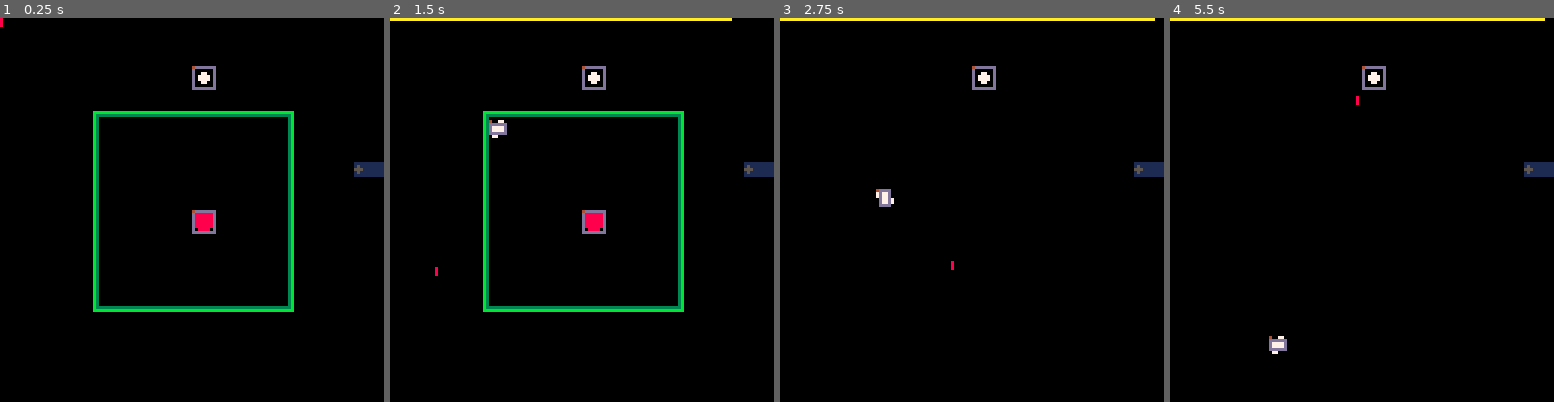
Above: before the commit, frames 1-4 (left to right).
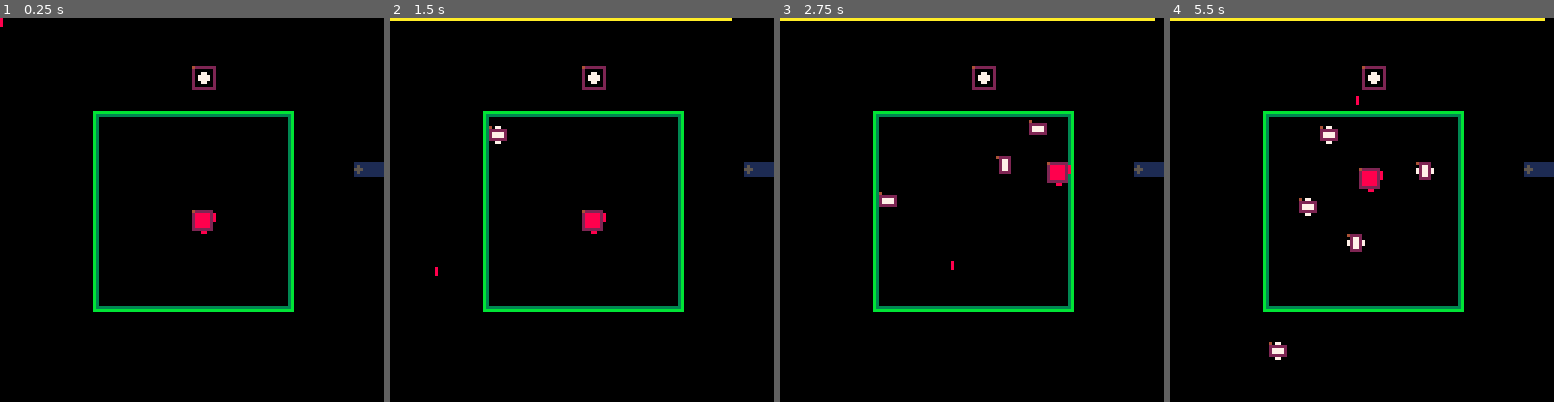
Above: after the commit, the same moments.

Repository: GiovanH/Pico8_Dev
Game: PICO-8 cartridge undertale.p8
The game is run twice, just before and just after one commit, with the same random seed, the same clock (stepped at 60 frames per second) and the same inputs.
Inputs (mouse positions are in pixels of both pictures, inside the frame that each line leads up to):
- Up to frame 1 (0.25 s): no input
- Up to frame 2 (1.5 s): tap X (X key) at 0.33, 1.07 s; click (670, 121) at 0.67 s; tap O (Z key) at 0.7 s; click (436, 267) at 1.22 s
- Up to frame 3 (2.75 s): hold Right 1.6-2.1 s; hold P2 Left 1.6-2.1 s; tap O (Z key) at 1.7, 2.1, 2.5 s; click (887, 114) at 1.77 s; tap X (X key) at 1.85 s; hold Up 2.15-2.42 s; hold P2 Down 2.15-2.42 s; click (952, 259) at 2.32 s; hold Right from 2.47 s (still down); hold P2 Left from 2.47 s (still down)
- Up to frame 4 (5.5 s): click (1404, 106) at 2.87 s; tap O (Z key) every 0.4 s from 2.9 to 5.3 s; tap X (X key) at 2.97, 4.08, 5.2 s; release Right at 3.03 s; release P2 Left at 3.03 s; hold Left 3.08-3.58 s; hold P2 Right 3.08-3.58 s; click (1465, 256) at 3.42 s; hold Down 3.63-3.97 s; hold P2 Up 3.63-3.97 s; click (1231, 102) at 3.97 s; hold Right 4.02-4.68 s; hold P2 Left 4.02-4.68 s; click (1292, 248) at 4.52 s; hold Up 4.73-5.03 s; hold P2 Down 4.73-5.03 s; click (1354, 94) at 5.07 s; hold Left from 5.08 s (still down); hold P2 Right from 5.08 s (still down)

The runs differ from the first frame. In frame 1, 0.4% of the frame differs, in the area x 50-57%, y 12-57%; in frame 2, 0.6%; in frame 3, 4.1%; in frame 4, 4.6%, in the area x 24-77%, y 12-90%.

Commit message:
Update undertale with template enhancements

Diff:
--- a/template.p8
+++ b/template.p8
@@ -429,9 +429,9 @@
   pset(self.pos.x, self.pos.y, self.col)
  end
 end
-function sprparticle(spr_, size, ...)
+function sprparticle(spr, size, ...)
  local p = particle(...)
- p.spr = spr_
+ p.spr = spr
  p.size = size
  return p
 end
--- a/undertale.p8
+++ b/undertale.p8
@@ -1,8 +1,8 @@
 pico-8 cartridge // http://www.pico-8.com
 version 33
 __lua__
-
 -- title
+-- author
 
 -- global vars
 
@@ -162,38 +162,91 @@
 end)()
 
 -- any to string (dumptable)
-function tostring(any)
- if (type(any)~="table") return tostr(any)
+function tostring(any, depth)
+ if (type(any)~="table" or depth==0) return tostr(any)
+ local nextdepth = depth and depth -1 or nil
+ if (any.__tostring) return any:__tostring()
  local str = "{"
  for k,v in pairs(any) do
-  if (str~="{") str=str..","
-  str=str..tostring(k).."="..tostring(v)
+  if (str~="{") str ..= ","
+  str ..= tostring(k, nextdepth).."="..tostring(v, nextdepth)
  end
  return str.."}"
+end
+
+-- integer to zero padded string
+function itostr(v,n)
+ local s = ""..v
+ local t = #s
+ for i=1,n-t do
+  s="0"..s
+ end
+ return s
 end
 
 -- print all arguments
 function printa(...)
- local args={...}  -- becomes a table of arguments
  s = ""
- foreach(args, function(a) s = s..','..tostring(a) end)
+ foreach({...}, function(a) s ..= ','..tostring(a) end)
  printh(s)
 end
 
 -- multiple return concatenation
+-- > mrc({1, 2}, 3) = 1, 2, 3
 function mrconcat(t, ...)
- for i, v in ipairs({...}) do
+ for i, v in ipairs{...} do
   add(t, v)
  end
  return unpack(t)
 end
 
--- random in range
+-- auto unpack first element
+function mrconcatu(o, ...)
+ return mrconcat({o:unpack()}, ...)
+end
+
+-- tries to look up query in all arguements
+-- cannot be passed nils
+function chainmap(query, ...)
+ for i, o in ipairs{...} do
+  local v = o[query]
+  if (v != nil) return v
+ end
+end
+
+-- returns a function that runs fn with specified arguments
+function closure(fn, ...)
+ local vars = {...}
+ return (function() fn(unpack(vars)) end)
+end
+
+-- returns a table with all elements in tbl for which
+-- criteria returns a truthy value
+function filter(tbl, criteria)
+ local matches = {}
+ foreach(tbl, function(obj)
+   if (criteria(obj)) add(matches, obj)
+  end)
+ return matches
+end
+
+-- reset with one transparent color
+function paltt(t)
+ palt()
+ palt(0, false)
+ palt(t, true)
+
+end
+
+-- random in range [a, b]
 function rndr(a, b) return rnd(b - a) + a end
 
--- random int
+-- random int [0, n)
 function rndi(n) return flr(rnd(n)) end
 
+function rndc(t) return t[1+rndi(#t)] end
+
+--- sort list by keyfunc
 function sort(list, keyfunc)
  for i = 2, #list do
   for j = i, 2, -1 do
@@ -206,10 +259,23 @@
  end
 end
 
--- print with shadow
-local function prints(s, x, y, c1, c2)
+function sorted(list, keyfunc)
+ local temp = {unpack(list)}
+ sort(temp, keyfunc)
+ return temp
+end
+
+-- clamp query between min/max
+function clamp(min_, query, max_)
+ return min(max_, max(min_, query))
+end
+
+-- print with shadow (optionally center)
+local function prints(s, x, y, c1, c2, center)
+ local screen_width = 128
+ if (center) x = (screen_width - (#s * 4)) / 2
  print(s, x, y+1, c2 or 1)
- print(s, x, y, c1)
+ print(s, x, y, c1 or 7)
 end
 
 --yield xn
@@ -229,7 +295,6 @@
 end
 function obj:extend(proto)
  proto = proto or {}
- -- copy meta values, since lua doesn't walk the prototype chain to find them
  for k, v in pairs(self) do
   if sub(k, 1, 2) == "__" then
    proto[k] = v
@@ -241,46 +306,85 @@
 end
 
 -->8
--- stage classes
-
+-- math classes
+
+-- 2d vector
+-- self ops: clone, unpack, flip
+-- vector ops: +, -, dotp()
+-- scalar ops: *
 local vec = obj:extend{}
 function vec:init(x, y)
  self.x, self.y =
  x or 0, y or x or 0
 end
-function vec:clone() return vec(self.x, self.y) end
-function vec:__add(v) return vec(self.x + v.x, self.y + v.y) end
-function vec:__sub(v) return vec(self.x - v.x, self.y - v.y) end
+function vec8(x, y) return vec(x, y)*8 end
+local vec_8_8 = vec(8, 8)
+local vec_16_16 = vec(16, 16)
+local vec_oneone = vec(1, 1)
+local vec_zero = vec(0, 0)
+local vec_x1 = vec(1, 0)
+local vec_y1 = vec(0, 1)
+local vec_noneone = vec(-1,-1)
+function vec:clone() return vec(self:unpack()) end
+function vec:flip() return vec(self.y, self.x) end
+function vec:floor() return vec(flr(self.x), flr(self.y)) end
+function vec:__add(v, y)
+ if (y) v = vec(v, y)
+ return vec(self.x + v.x, self.y + v.y)
+end
+function vec:__sub(v, y)
+ if (y) v = vec(v, y)
+ return vec(self.x - v.x, self.y - v.y)
+end
 function vec:__mul(n) return vec(self.x * n, self.y * n) end
+function vec:__eq(v) return self.x == v.x and self.y == v.y end
+function vec:__div(n) return vec(self.x / n, self.y / n) end
 function vec:__tostring() return "(" .. self.x .. ", " .. self.y .. ")" end
 function vec:unpack() return self.x, self.y end
-function vec:elemx(v)
- -- product w/ vector
+function vec:dotp(v, y)
+ if (y) v = vec(v, y)
  return vec(self.x * v.x, self.y * v.y)
 end
-
+function vec:mag() return sqrt(self.x^2 + self.y^2) end
+
+-- 2d bounding box
+-- self ops: clone, unpack, center (get)
+-- bbox ops: overlaps, within
+-- scalar ops: *, outline, shift
+--  * multiplies size and origin
+-- vector ops:
+--  maptiles(offset) (get all touching map tiles w/ info)
+--  shift (move origin by v)
+--  grow (move corner/change size by v)
 local bbox = obj:extend{}
 function bbox:init(origin, size)
  self.origin, self.size = origin, size
- local corner = origin + size
+ self.corner = origin + size
  self.x0, self.y0,
  self.x1, self.y1,
  self.w, self.h =
  origin.x, origin.y,
- corner.x, corner.y,
+ self.corner.x, self.corner.y,
  size:unpack()
 end
-function bbox:shift(v)
- self.origin += v
- self:init(self.origin, self.size)
- return self
-end
+function bbox.fromxywh(x, y, w, h) return bbox(vec(x, y), vec(w, h)) end
+function bbox.pack(x0, y0, x1, y1)
+ local o = vec(x0, y0)
+ return bbox(o, vec(x1, y1)-o)
+end
+local box_screen = bbox.pack(0, 0, 128, 128)
+function bbox:__mul(n) return bbox(self.origin*n, self.size*n) end
+function bbox:shift(v) return bbox(self.origin+v, self.size) end
+function bbox:grow(v) return bbox(self.origin, self.size+v) end
+function bbox:clone() return bbox(self.origin:unpack(), self.size.unpack()) end
 function bbox:unpack() return self.x0, self.y0, self.x1, self.y1 end
 function bbox:overlaps(other)
- return self.x0 <= other.x1 and other.x0 <= self.x1 and self.y0 <= other.y1 and other.y0 <= self.y1
+ if (other == nil) return false
+ return self.x0 < other.x1 and other.x0 < self.x1 and self.y0 < other.y1 and other.y0 < self.y1
 end
 function bbox:within(other)
- return self.x0 > other.x0 and self.x1 < other.x1 and self.y0 > other.y0 and self.y1 < other.y1
+ if (other == nil) return false
+ return self.x0 >= other.x0 and self.x1 <= other.x1 and self.y0 >= other.y0 and self.y1 <= other.y1
 end
 function bbox:outline(w)
  local vw = vec(w, w)
@@ -290,130 +394,235 @@
  )
 end
 function bbox:center()
- return self.origin + self.size*(1/2)
-end
-function bbox:itermap()
- -- todo document this
- local x0 = flr(self.x0)
- local x, y = x0 - 1, flr(self.y0)
- return function()
-  x += 1
-  if x >= self.x1 then
-   x = x0
-   y += 1
-   if (y >= self.y1) return
-  end
-  return x, y, mget(x, y)
- end
-end
-
--- actors
-local actor = obj:extend{
- draw = nop,
+ return self.origin + self.size/2
+end
+function bbox:maptiles(offset)
+ if (offset == nil) offset = vec_zero
+ local ox, oy = offset:unpack()
+ local tiles = {}
+ -- corner is outside edge, only check *within* [0, 1)
+ for x = flr(self.x0/8), flr((self.x1-1)/8) do
+  for y = flr(self.y0/8), flr((self.y1-1)/8) do
+   local tpos = vec(x+ox, y+oy)
+   local i = mget(tpos:unpack())
+   add(tiles, {spr=i, flags=fget(i), pos=tpos})
+  end
+ end
+ return tiles
+end
+
+-->8
+-- stage classes
+
+-- entitys
+-- [1]pos: main position
+-- draw: draw function (or nop)
+-- z: draw order
+-- ttl: self-destroy after n ticks if set
+local entity = obj:extend{
+ draw = nil,
+ drawui = nil,
  stage = nil,
  z = 0,
- age = -1,
  ttl = nil,
- -- anch: offset between
- -- bounding box and
- -- pos (top left)
- anchor = vec()
 }
-function actor:init(pos)
- self.pos = pos
-end
-function actor:update()
- self.age += 1
- if self.ttl and self.age >= self.ttl then
-  self:destroy()
- end
-end
-function actor:destroy() self._doomed = true end
-
-local mob = actor:extend{
- size = vec(7,7),
+function entity:init(kwargs)
+ kwargs = kwargs or {}
+ self.ttl = kwargs.ttl or self.ttl
+ self.z = kwargs.z or self.z
+ if (self.coupdate) self._coupdate = cocreate(self.coupdate, self)
+end
+function entity:update()
+ if self.ttl then
+  self.ttl -= 1
+  if (self.ttl < 1) self:destroy()
+ end
+ if (self._coupdate) assert(coresume(self._coupdate, self))
+end
+function entity:destroy() self._doomed = true end
+
+-- mob
+-- [1]pos: main position
+-- [2]spr: sprite top-left corner
+-- [3]size: size of sprite area to draw
+-- [4]kwargs: table with overrides for anchor, others
+-- anchor: vector from pos to sprite
+-- anim: table of frames to repeat instead of spr
+-- frame_len: how long to show each frame in anim
+-- flipx, flipy: sprite flip booleans
+-- paltab: pallette replacement table (opt)
+-- tcol: color # to mark as transparent
+-- z_is_y: auto set z to pos.y
+local actor = entity:extend{
+ size = vec_8_8,
+ anchor = vec_zero,
+ offset = vec_zero,
  anim = nil,
  frame_len = 1,
  flipx = false,
  flipy = false,
- tcol = nil
+ tcol = 0,
+ paltab = nil,
+ z_is_y = false,  -- domain: camera perspective
 }
-function mob:init(pos, ...)
- self.spr, self.size = ...
- actor.init(self, pos)
- self.shape = bbox(
-  self.pos,
-  self.size
- )
-end
-function mob:update()
- actor.update(self)
- self.shape = bbox(
-  self.pos,
-  self.size
- )
-end
-function mob:draw()
- if (self.tcol != nil) paltt(self.tcol)
+function actor:init(pos, spr_, size, kwargs)
+ entity.init(self)
+ kwargs = kwargs or {}
+ self.pos, self.spr, self.size = pos, spr_, size
+ for prop in all{'anchor', 'offset', 'z_is_y', 'tcol', 'paltab'} do
+  self[prop] = chainmap(prop, kwargs, self)
+ end
+ self._apos = self.pos + self.anchor + self.offset
+end
+function actor:rel_anchor(x, y)
+ self.anchor = vec(self.size.x*x, self.size.y*y)
+end
+function actor:drawdebug()
+ if debug then
+  -- picotool issue #92 :(
+  local spx, spy = self._apos:unpack()
+  line(spx, spy,
+   mrconcatu(self.pos, 4))
+ end
+end
+function actor:update()
+ self._apos = self.pos + self.anchor + self.offset
+ if (self.z_is_y) self.z = self.pos.y
+ entity.update(self)
+end
+function actor:draw(frame)
+ local frame = frame or self.spr
+ -- if self.spr or self.afnim then
+ pal(self.paltab)
+ paltt(self.tcol)
  -- caching unpack saves tokens
- local temp = (self.pos - self.anchor)  -- picotool :(
- local spx, spy = temp:unpack()
+ local spx, spy = self._apos:unpack()
  local spw, sph = self.size:unpack()
  spw, sph = ceil(spw/8), ceil(sph/8)
  -- anim is a list of frames to loop
  -- frames are sprite ids
  if self.anim then
-  local findex = (flr(self.stage.mclock/self.frame_len) % #self.anim) +1
-  local frame = self.anim[findex]
+  local mclock = self.ttl or self.stage.mclock
+  local findex = (flr(mclock/self.frame_len) % #self.anim) +1
+  frame = self.anim[findex]
   self._frame, self._findex = frame, findex
-
-  -- printh(tostring({i=findex, s=self.name, a=self.anim, f=frame}))
-  -- if type(frame) == "function"
-  --  frame()
-  -- else
-  if (frame != false) spr(frame, spx, spy, spw, sph, self.flipx, self.flipy)
+ end
+ if (frame != false and frame != nil) spr(frame, spx, spy, spw, sph, self.flipx, self.flipy)
  -- end
- else
-  spr(self.spr, spx, spy, spw, sph, self.flipx, self.flipy)
- end
+ pal()
+ self:drawdebug()
+end
+
+-- mob: entity with a bounding box and dynamism
+-- init(pos, spr, size, kwargs)
+-- bsize: extent of bounding box. defaults to size
+-- kwargs can set hbox_offset and bsize
+-- dynamic: true to automatically regenerate hitbox each frame
+-- hbox_offset: vector from pos to hbox
+-- get_hitbox(v): hitbox is self.pos were v
+local mob = actor:extend{
+ dynamic=false,
+ hbox_offset = vec_zero,
+}
+function mob:init(pos, spr_, size, kwargs)
+ kwargs = kwargs or {}
+ actor.init(self, pos, spr_, size, kwargs)
+ self.bsize = chainmap('bsize', kwargs, self) or self.size
+ for prop in all{'hbox_offset', 'dynamic', 'obstructs'} do
+  self[prop] = chainmap(prop, kwargs, self)
+ end
+ self.hbox = self:get_hitbox()
+end
+function mob:get_hitbox(pos)
+ return bbox(
+  (pos or self.pos) + self.hbox_offset,
+  self.bsize
+ )
+end
+function mob:update()
+ if (self.dynamic) self.hbox = self:get_hitbox()
+ actor.update(self)
+end
+function mob:drawdebug()
  if debug then
-  -- print bbox and anchor/origin
-  rect(mrconcat({self.shape:unpack()}, 13))
-  local temp = (self.pos - self.anchor)  --p8tool :(
-  line(spx, spy,
-   mrconcat({temp:unpack()}, 4))
- end
-end
-
-local particle = actor:extend{}
+  -- print bbox and anchor/origin WITHIN box
+  local drawbox = self.hbox:grow(vec_noneone)
+  rect(mrconcatu(drawbox, 2))
+ end
+ actor.drawdebug(self)
+end
+
+-- particle
+-- pos, vel, acc, ttl, col, z
+-- set critical to true to force the particle even during slowdown
+local particle = entity:extend{
+ critical=false
+}
 function particle:init(pos, ...)
- actor.init(self, pos)
+ -- assert(self != particle)
+ entity.init(self)
+ self.pos = pos
  self.vel, self.acc, self.ttl, self.col, self.z = ...
+ if (self.z) self.z_is_y = false
+ if (stat(7) < 30 and not self.critical) self:destroy()
 end
 function particle:update()
- actor.update(self)
  self.vel += self.acc
  self.pos += self.vel
+ entity.update(self)
 end
 function particle:draw()
- pset(self.pos.x, self.pos.y, self.col)
+ if self.spr and self.size then
+  paltt(self.tcol)
+  spr(self.spr, mrconcatu(self.pos, self.size:unpack()))
+ else
+  pset(self.pos.x, self.pos.y, self.col)
+ end
+end
+function sprparticle(spr, size, ...)
+ local p = particle(...)
+ p.spr = spr
+ p.size = size
+ return p
 end
 
 -- stage
+-- updates and draws all contained objects in order
+-- tracks and executes asynchronous tasks
+-- :add(object) to add object
+--  objects can have only one stage at a time
+-- :schedule(tics, callback) to execute callback in # ticks
+-- mclock is highly composite modulo clock
+-- % 1-15, 18, 20, 21-22, 24, 28...
 local stage = obj:extend{}
 function stage:init()
  self.objects = {}
+ self.uiobjects = {}
  self.mclock = 0
- self.camera = vec()  -- use for map offset
+ self.cam = vec()  -- use for map offset
+ self._tasks = {}
 end
 function stage:add(object)
  add(self.objects, object)
+ -- if (object.stage) del(object.stage.objects, object)
  object.stage = self
+ return object
 end
 function stage:_zsort()
  sort(self.objects, function(a) return a.z end)
 end
 function stage:update()
+ -- update clock
+ self.mclock = (self.mclock + 1) % 27720
+ -- update tasks
+ for handle, task in pairs(self._tasks) do
+  task.ttl -= 1
+  if task.ttl <= 0 then
+   task.callback()
+   self._tasks[handle] = nil
+  end
+ end
+ -- update objects
  for object in all(self.objects) do
   if object._doomed then
    -- clean up garbage
@@ -423,28 +632,56 @@
    object:update()
   end
  end
- self.mclock = (self.mclock + 1) % 27720
 end
 function stage:draw()
  self:_zsort()
+ camera(self.cam:unpack())
  for object in all(self.objects) do
-  if (not object._doomed) object:draw()
- end
+  -- and not object._doomed -- necessary?
+  if (object.draw) object:draw()
+ end
+ camera()  -- ui to raw screen coords
+ for object in all(self.objects) do
+  if (object.drawui) object:drawui()
+ end
+end
+function stage:schedule(tics, callback)
+ add(self._tasks, {
+   ttl = tics,
+   callback = callback,
+  })
 end
 
 -->8
--- game classes
-
-local o_soul = mob(vec(64, 64), 0, vec(7,7))
-o_soul.name = 'soul'
+-- game utility
+
+-- focus stack
+-- use this to keep track of what
+-- player input should be influencing.
+-- global because dialog/others are global.
+-- get(), push(v), pop(expected)
+local focus = {}
+function focus:get() return self[#self] end
+function focus:is(q) return self:get() == q end
+function focus:isnt(q) return self:get() != q end
+function focus:push(s) add(self, s) end
+function focus:pop(expected)
+ local r = deli(self)
+ if (expected) assert(expected == r, "popped '" .. r .. "', not " .. expected)
+ return r
+end
+
+local o_soul = mob(vec(64, 64), 0, vec(7,7), {
+ dynamic=true
+})
 o_soul.arena = nil
 o_soul.invuln = 0
 function o_soul:update()
  -- fit self to arena
 
  -- todo
- if not self.shape:within(self.arena.shape) then
-  self.pos = self.arena.shape:center()
+ if not self.hbox:within(self.arena.hbox) then
+  self.pos = self.arena.hbox:center()
  end
 
  -- player movement
@@ -456,7 +693,7 @@
  function moveif()
   local nbox = bbox(
    npos, self.size)
-  if nbox:within(self.arena.shape) then
+  if nbox:within(self.arena.hbox) then
    self.pos = npos
   else
    npos = self.pos
@@ -512,30 +749,29 @@
  ttl = 200,
  anim = {016, 017, 018, 019},
  name = 'bullet',
- frame_len = 2
+ frame_len = 2,
+ dynamic = true
 }
 function t_testbullet:init(pos)
  self.pos = pos
- mob.init(self, self.pos, 000, vec(4, 4))
+ mob.init(self, self.pos, false, vec(5, 5))
 end
 function t_testbullet:update()
- local wholescreen = bbox(vec(0, 0), vec(128, 128))
-
  self.pos += vec(0, 0.6)
-
+ printh(self._findex)
  if self._findex == 1 then
-  self.anchor = vec(1, 0)
-  self.size = vec(3, 5)
+  self.hbox_offset = vec(1, 0)
+  self.bsize = vec(4, 6)
  elseif self._findex == 3 then
-  self.anchor = vec(0, 1)
-  self.size = vec(5, 3)
- end
-
- if not self.shape:overlaps(wholescreen) then
+  self.hbox_offset = vec(0, 1)
+  self.bsize = vec(6, 4)
+ end
+
+ if not self.hbox:overlaps(box_screen) then
   self:destroy()
  end
 
- if self.shape:overlaps(o_soul.shape) then
+ if self.hbox:overlaps(o_soul.hbox) then
   local didhit = o_soul:hit(1)
   if (didhit) self:destroy()
  end
@@ -567,8 +803,8 @@
    -- fire new bullet
    printh('fire')
    local newbullet = t_testbullet(vec(
-    rndr(self.arena.shape.x0, self.arena.shape.x1-4),
-    self.arena.shape.y0
+    rndr(self.arena.hbox.x0, self.arena.hbox.x1-4),
+    self.arena.hbox.y0
    ))
    self.stage:add(newbullet)
   end
@@ -576,22 +812,21 @@
  end
 end
 
-local o_arena = actor()
-o_arena.shape = bbox(vec(32,32), vec(64, 64))
+local o_arena = mob(vec(32,32), 0, vec(64, 64))
 function o_arena:update()
  -- move arena with p2
- if (btn(0,1)) then self.shape:shift(vec(-8, 0))
- elseif (btn(1,1)) then self.shape:shift(vec(8, 0)) end
- if (btn(2,1)) then self.shape:shift(vec(0, -8))
- elseif (btn(3,1)) then self.shape:shift(vec(0, 8)) end
+ -- if (btn(0,1)) then self.shape:shift(vec(-8, 0))
+ -- elseif (btn(1,1)) then self.shape:shift(vec(8, 0)) end
+ -- if (btn(2,1)) then self.shape:shift(vec(0, -8))
+ -- elseif (btn(3,1)) then self.shape:shift(vec(0, 8)) end
 end
 function o_arena:draw()
- rect(mrconcat({self.shape:unpack()}, 3))
- rect(mrconcat({self.shape:outline(1):unpack()}, 11))
+ rect(mrconcat({self.hbox:unpack()}, 3))
+ rect(mrconcat({self.hbox:outline(1):unpack()}, 11))
 end
 o_arena.z = -1
 
-bg = actor()
+bg = entity()
 function bg:draw()
  cls()
 end
@@ -613,9 +848,9 @@
 
 function _update()
  teststage:update()
- dbg.watch(teststage,"stage")
- dbg.watch(o_soul,"soul")
- dbg.watch(o_tpattern,"pattern")
+ -- dbg.watch(teststage,"stage")
+ -- dbg.watch(o_soul,"soul")
+ -- dbg.watch(o_tpattern,"pattern")
 end
 
 function _draw()
